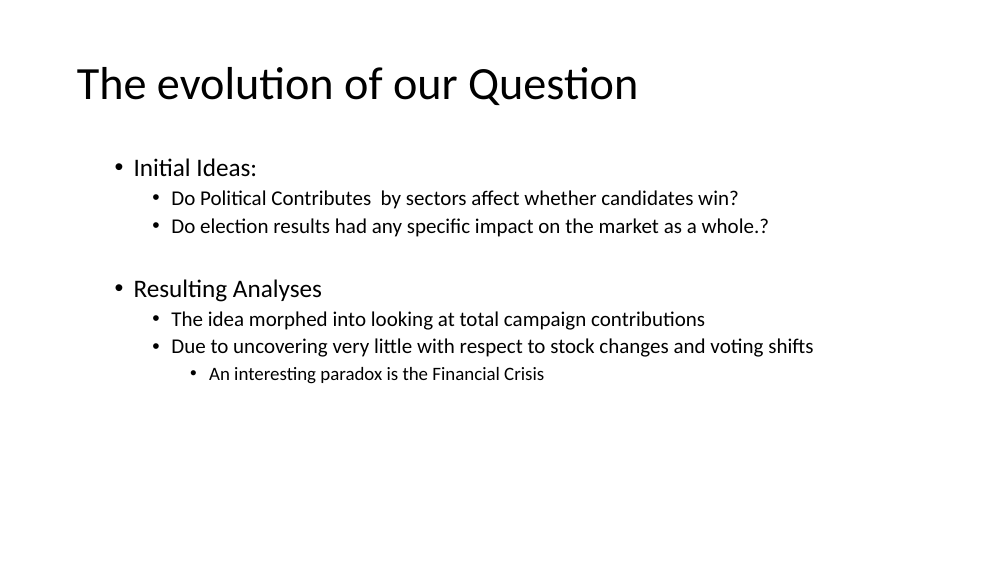
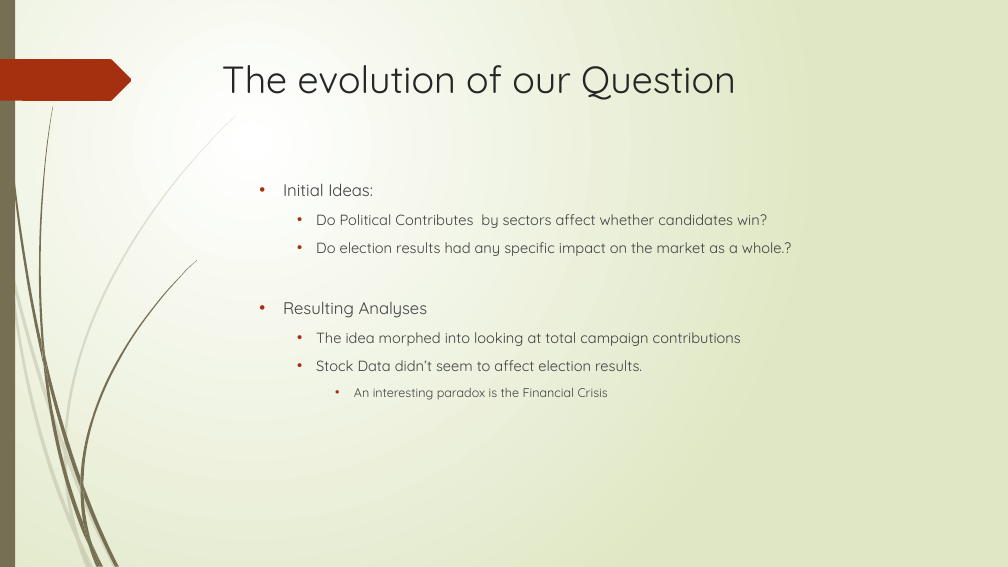
Before and after one commit to arifyali/50-percent-Chance-of-Awesome, a slide deck: slide 26 of Combined Slidedeck.pptx. Drawn at 1008x567 pixels with LibreOffice and Linux fonts; fonts in the diff are those of the drawing. Boxes give left, top, right and bottom in pixels: in the first picture for what was removed or moved away, otherwise in the second. Text is boxed around its words. In the diff, an @@ line names an element or a change of style, - is before the commit and + after.

```diff
--- a/Combined Slidedeck.pptx
+++ b/Combined Slidedeck.pptx
@@ background #FFFFFF to gradient #FFFFFF to #DFE8C4 @@
@@ rectangle added at box(0, 0, 15, 567), fill #766F54 @@
@@ freeform shape added at box(0, 59, 132, 101), fill #A53010 @@
@@ title "The evolution of our Question": place and size @@
-title "The evolution of our Question" at box(77, 67, 638, 105)
+title "The evolution of our Question" at box(222, 65, 736, 100)
@@ title "The evolution of our Question" at box(222, 65, 736, 100): size 44 to 36 pt, font Calibri to Quicksand, text colour #000000 to #262626; line spacing 0.9 to 1; vertical alignment middle to top @@
@@ text "Initial Ideas:": place and size @@
-text "Initial Ideas:" at box(134, 158, 813, 384)
+text "Initial Ideas:" at box(283, 183, 791, 400)
@@ text at box(283, 183, 791, 400): size 24 to 16 pt in "Initial Ideas:", "Resulting Analyses"; font Calibri to Quicksand, text colour #000000 to #404040 in "Initial Ideas:", "Do Political Contributes by sectors affect whether ...", "Do election results had any specific impact ...", "Resulting Analyses" and 2 more places; size 20 to 14 pt in "Do Political Contributes by sectors affect whether ...", "Do election results had any specific impact ...", "The idea morphed into looking at total ..."; size 18 to 12 pt in "An interesting paradox is the Financial Crisis"; indent changed; line spacing 0.9 to 1; more space between paragraphs @@
@@ text at box(316, 360, 642, 371): text changed; size 20 to 14 pt; font Calibri to Quicksand; text colour #000000 to #404040 @@
-    • Due to uncovering very little with respect to stock changes and voting shifts
+    • Stock Data didn’t seem to affect election results.
@@ group added at box(0, 116, 236, 567): 10 freeform shapes @@
@@ group added at box(2, 0, 197, 567): 12 freeform shapes @@
```
Also in this commit, not shown: 27 other slides changed, 8 other files.
